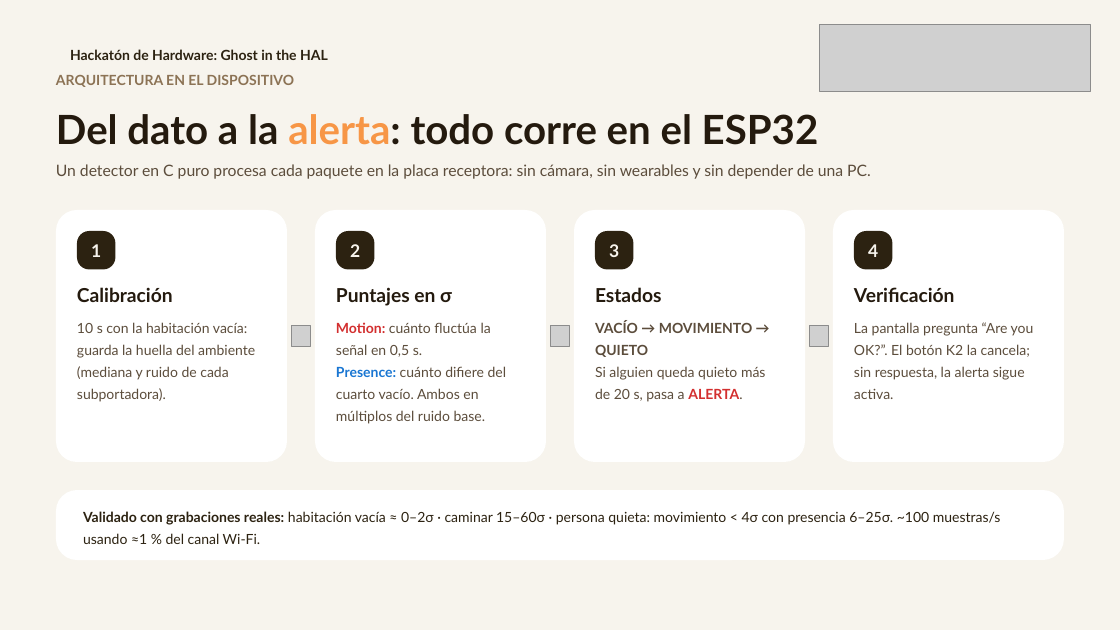
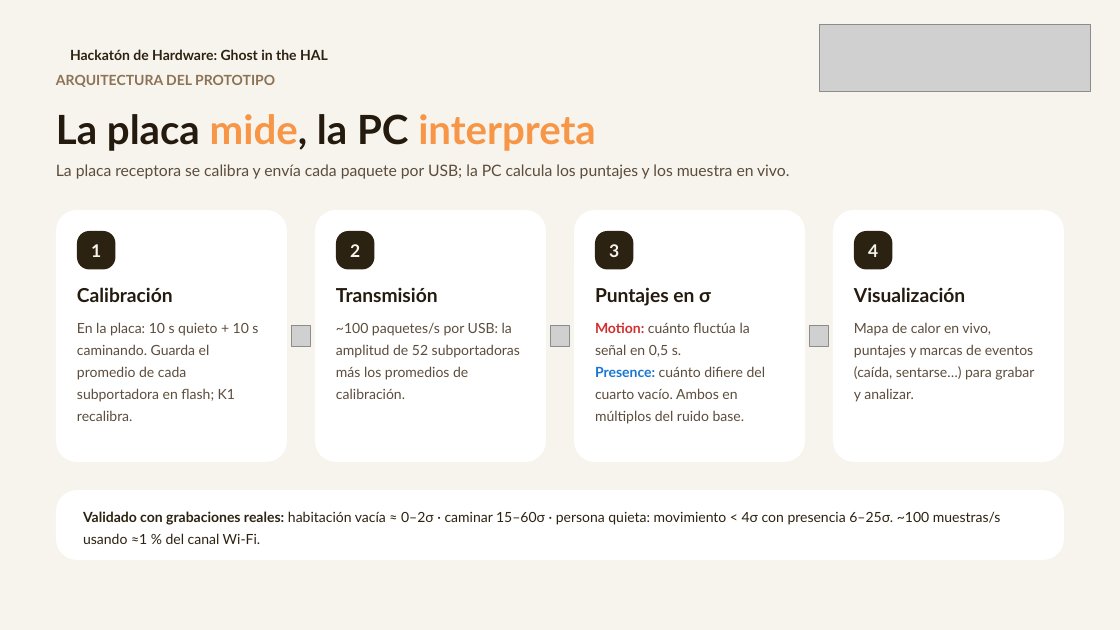
Before and after one commit to ivanbitesnik/Hackathon, a slide deck: slide 6 of Baja tension - Hackaton (tecnico).pptx. Drawn at 1120x630 pixels with LibreOffice and Linux fonts; fonts in the diff are those of the drawing; grey boxes stand for pictures; background and template pictures are left out. Boxes give left, top, right and bottom in pixels: in the first picture for what was removed or moved away, otherwise in the second. Text is boxed around its words. In the diff, an @@ line names an element or a change of style, - is before the commit and + after.

```diff
--- a/Baja tension - Hackaton (tecnico).pptx
+++ b/Baja tension - Hackaton (tecnico).pptx
@@ text at <box>56,75,275,87</box>: text changed @@
-ARQUITECTURA EN EL DISPOSITIVO
+ARQUITECTURA DEL PROTOTIPO
@@ text at <box>56,114,596,151</box>: text changed; text colour #241A0E to #F79646 @@
-Del dato a la alerta: todo corre en el ESP32
+La placa mide, la PC interpreta
@@ text at <box>56,164,789,179</box>: text changed @@
-Un detector en C puro procesa cada paquete en la placa receptora: sin cámara, sin wearables y sin depender de una PC.
+La placa receptora se calibra y envía cada paquete por USB; la PC calcula los puntajes y los muestra en vivo.
@@ text at <box>336,287,438,302</box>: text changed @@
-Puntajes en σ
+Transmisión
@@ text at <box>595,287,711,306</box>: text changed @@
-Estados
+Puntajes en σ
@@ text at <box>854,287,965,302</box>: text changed @@
-Verificación
+Visualización
@@ text at <box>77,322,258,421</box>: text changed @@
-10 s con la habitación vacía: guarda la huella del ambiente (mediana y ruido de cada subportadora).
+En la placa: 10 s quieto + 10 s caminando. Guarda el promedio de cada subportadora en flash; K1 recalibra.
@@ text at <box>336,322,520,399</box>: text changed @@
-Motion: cuánto fluctúa la señal en 0,5 s.
-Presence: cuánto difiere del cuarto vacío. Ambos en múltiplos del ruido base.
+~100 paquetes/s por USB: la amplitud de 52 subportadoras más los promedios de calibración.
@@ text at <box>595,322,766,424</box>: text changed @@
-VACÍO → MOVIMIENTO → QUIETO
-Si alguien queda quieto más de 20 s, pasa a ALERTA.
+Motion: cuánto fluctúa la señal en 0,5 s.
+Presence: cuánto difiere del cuarto vacío. Ambos en múltiplos del ruido base.
@@ text at <box>854,322,1034,402</box>: text changed @@
-La pantalla pregunta “Are you OK?”. El botón K2 la cancela; sin respuesta, la alerta sigue activa.
+Mapa de calor en vivo, puntajes y marcas de eventos (caída, sentarse…) para grabar y analizar.
```
Also in this commit, not shown: 2 other slides changed, 20 other files.
